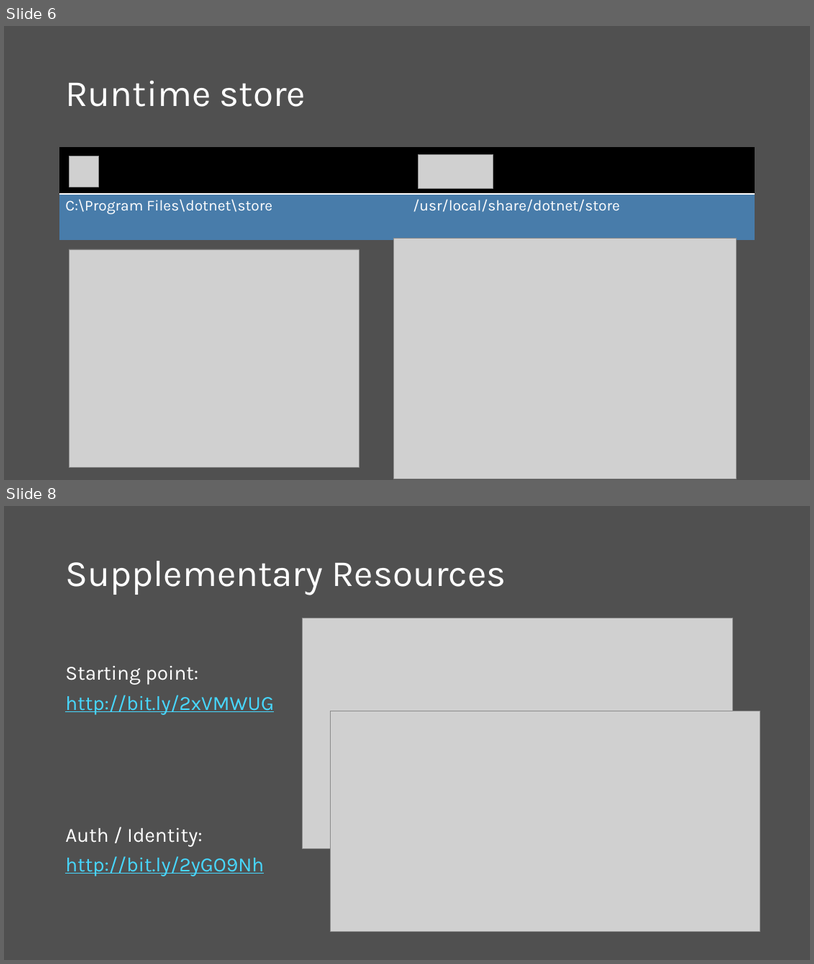
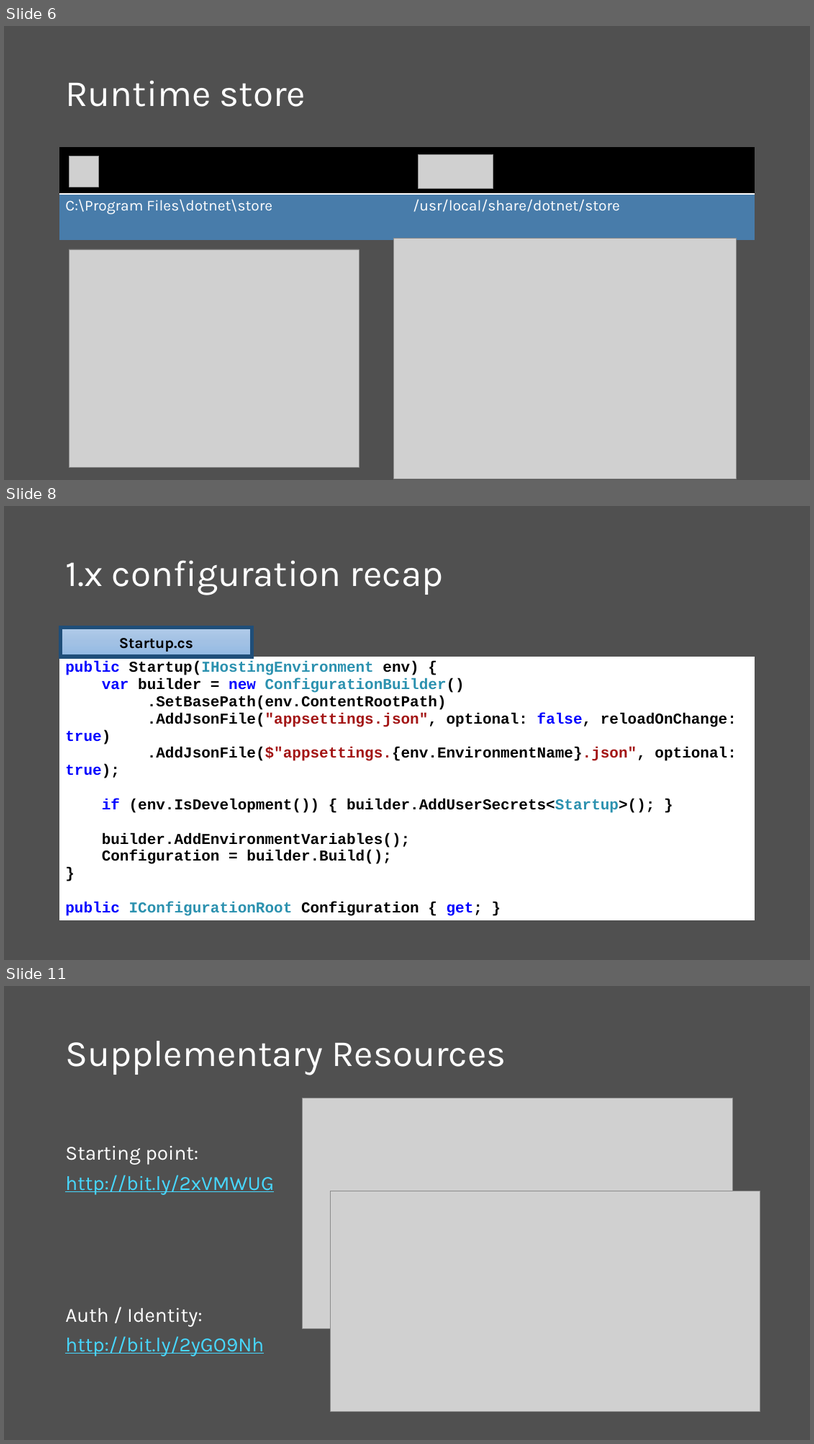
Before and after one commit to scottaddie/slide-decks, a slide deck: Whats New in ASP.NET Core 2.0.pptx. Shown one above the other, each under a label of ours: slides 6 and 8 before the commit, slides 6, 8 and 11 after it; the slides between them are not shown. The pictures are 814x964 and 814x1444 pixels, drawn with LibreOffice and Linux fonts; fonts in the diff are those of the drawing; grey boxes stand for pictures. Boxes give left, top, right and bottom in pixels: in the first picture for what was removed or moved away, otherwise in the second. Text is boxed around its words. In the diff, an @@ line names an element or a change of style, - is before the commit and + after.

```diff
--- a/Whats New in ASP.NET Core 2.0.pptx
+++ b/Whats New in ASP.NET Core 2.0.pptx
@@ slide 8 added at [4,506,810,960], background #505050 @@
@@ title added at [65,560,444,595], 44 pt, text #FFFFFF @@
+1.x configuration recap
@@ rectangle added at [60,627,252,656], fill gradient #B1CBE9 to #A3C1E5 to #93B9E4, outline #1F4E79 4.5 pt, 18 pt, text #000000, bold @@
+Startup.cs
@@ table added at [59,656,756,919], 1 rows, 1 columns @@
+public Startup(IHostingEnvironment env) { / var builder = new ConfigurationBuilder() / .SetBasePath(env.ContentRootPath) / .AddJsonFile("appsettings.json", optional: false, reloadOnChange: true) / .AddJsonFile($"appsettings.{env.EnvironmentName}.json", optional: true); / if (env.IsDevelopment()) { builder.AddUserSecrets<Startup>(); } / builder.AddEnvironmentVariables(); / Configuration = builder.Build(); / } / public IConfigurationRoot Configuration { get; }
@@ what was slide 8 is now slide 11 @@
```
Also in this commit, not shown: 2 slides changed, 2 other slides added.
